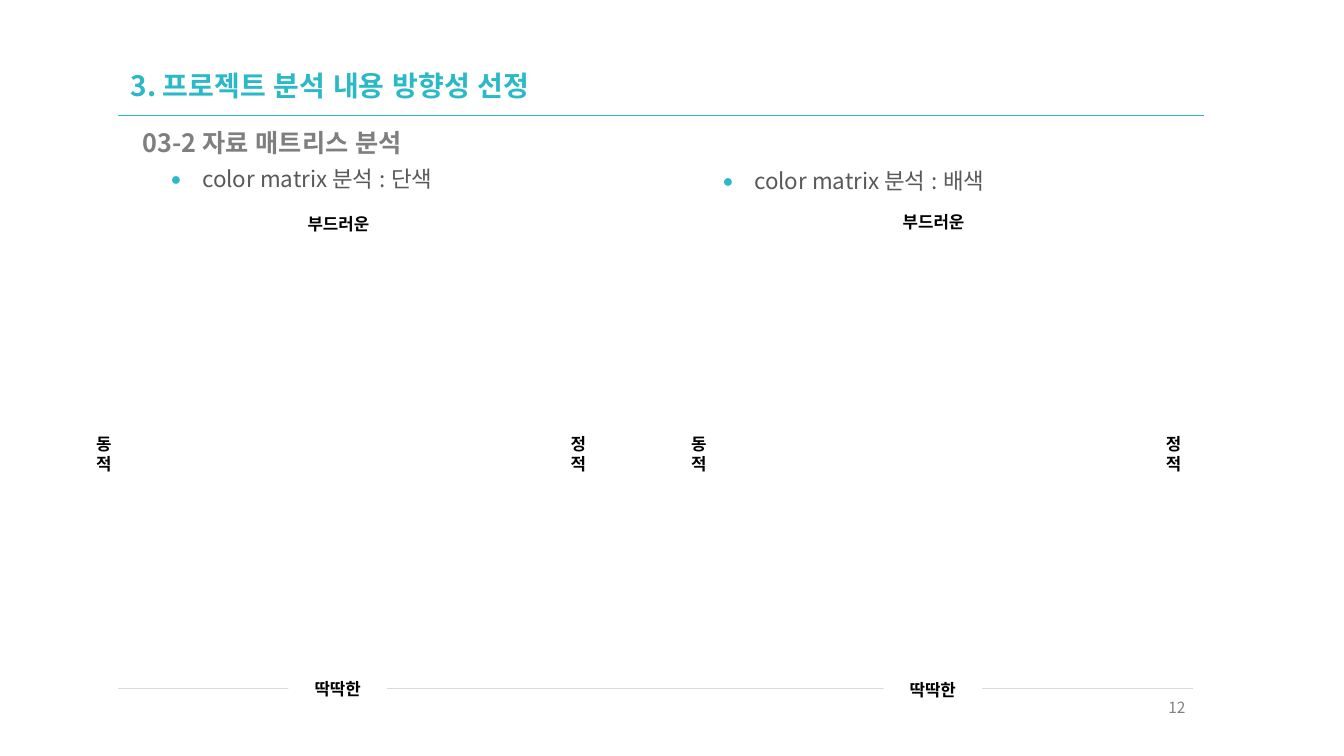
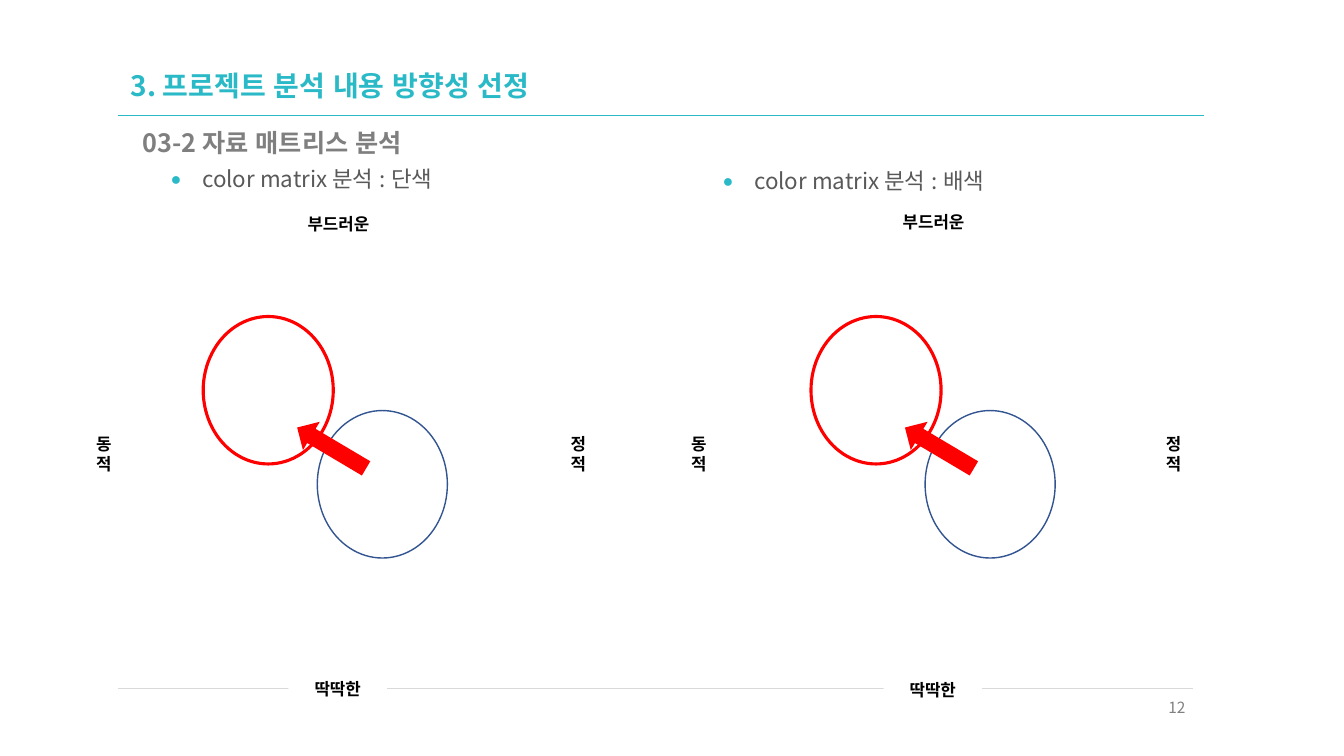
Before and after one commit to xidoWeb/smart_210901, a slide deck: slide 12 of a_asset/n_01_uiux요구분석/n_01_UIUX요구분석_샘플_다나와.pptx. Drawn at 1344x756 pixels with LibreOffice and Linux fonts; fonts in the diff are those of the drawing; background and template pictures are left out. Boxes give left, top, right and bottom in pixels: in the first picture for what was removed or moved away, otherwise in the second. Text is boxed around its words. In the diff, an @@ line names an element or a change of style, - is before the commit and + after.

```diff
--- a/a_asset/n_01_uiux요구분석/n_01_UIUX요구분석_샘플_다나와.pptx
+++ b/a_asset/n_01_uiux요구분석/n_01_UIUX요구분석_샘플_다나와.pptx
@@ ellipse added at [204, 317, 334, 464], outline #FF0000 2.25 pt @@
@@ ellipse added at [812, 317, 942, 464], outline #FF0000 2.25 pt @@
@@ down arrow added at [289, 414, 375, 483], fill #FF0000 @@
@@ ellipse added at [318, 410, 448, 558], outline #325491 1 pt @@
@@ down arrow added at [897, 414, 983, 483], fill #FF0000 @@
@@ ellipse added at [926, 410, 1056, 558], outline #325491 1 pt @@
```
Also in this commit, not shown: 10 other slides changed.
